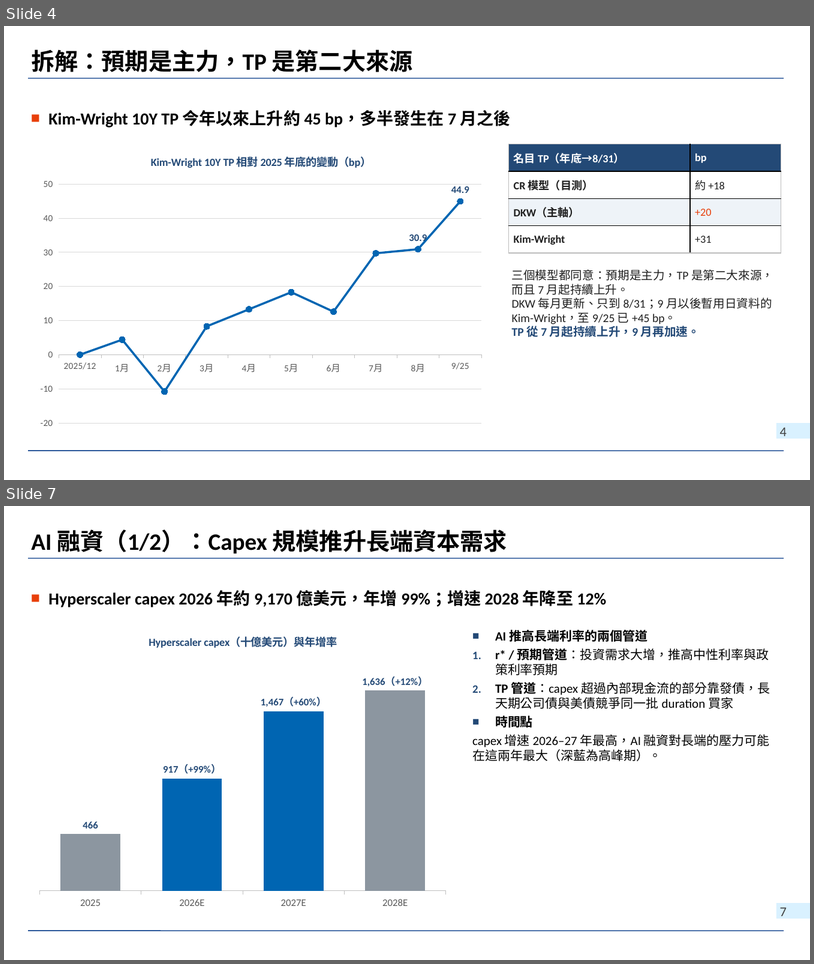
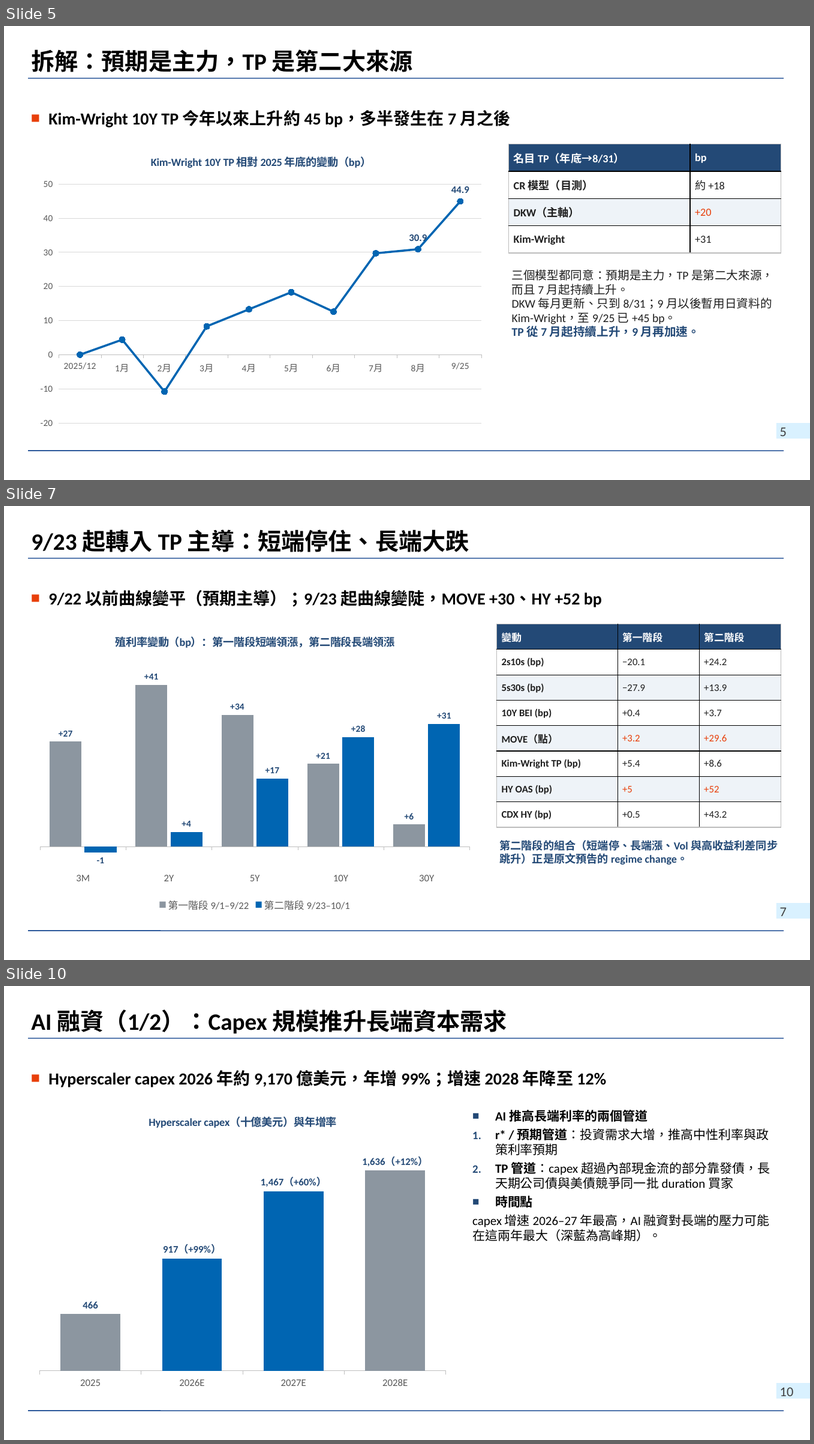
Before and after one commit to wlinoxox/US-Bond-Vol, a slide deck: slides/2026-10-03_us-treasury-vol-regime-change.pptx. Shown one above the other, each under a label of ours: slides 4 and 7 before the commit, slides 5, 7 and 10 after it; the slides between them are not shown. The pictures are 814x964 and 814x1444 pixels, drawn with LibreOffice and Linux fonts; fonts in the diff are those of the drawing; background and template pictures are left out. Boxes give left, top, right and bottom in pixels: in the first picture for what was removed or moved away, otherwise in the second. Text is boxed around its words. In the diff, an @@ line names an element or a change of style, - is before the commit and + after.

```diff
--- a/slides/2026-10-03_us-treasury-vol-regime-change.pptx
+++ b/slides/2026-10-03_us-treasury-vol-regime-change.pptx
@@ slide 7 added at [4, 506, 810, 960], background picture (left out); not listed: 3 template elements that a slide beside it also shows @@
@@ title added at [31, 529, 470, 552], 28 pt, text #000000, bold @@
+9/23 起轉入 TP 主導：短端停住、長端大跌
@@ text added at [48, 590, 602, 607], 20 pt, text #000000, bold @@
+■ 9/22 以前曲線變平（預期主導）；9/23 起曲線變陡，MOVE +30、HY +52 bp
@@ column chart added at [31, 621, 479, 915] @@
+title "殖利率變動（bp）：第一階段短端領漲，第二階段長端領漲"
+categories: 3M, 2Y, 5Y, 10Y, 30Y
+第一階段 9/1–9/22: 27, 41, 34, 21, 6
+第二階段 9/23–10/1: -1, 4, 17, 28, 31
@@ table added at [497, 624, 782, 827], 8 rows, 3 columns @@
+變動 | 第一階段 | 第二階段
+2s10s (bp) | −20.1 | +24.2
+5s30s (bp) | −27.9 | +13.9
+10Y BEI (bp) | +0.4 | +3.7
+MOVE（點） | +3.2 | +29.6
+Kim-Wright TP (bp) | +5.4 | +8.6
+HY OAS (bp) | +5 | +52
+CDX HY (bp) | +0.5 | +43.2
@@ text added at [500, 840, 778, 864], 13 pt, text #234976, bold @@
+第二階段的組合（短端停、長端漲、Vol 與高收益利差同步跳升）正是原文預告的 regime change。
@@ what was slide 4 is now slide 5 @@
@@ page number at [780, 427, 787, 436]: text changed @@
-4
+5
@@ what was slide 7 is now slide 10 @@
@@ page number at [780, 1387, 794, 1396]: text changed @@
-7
+10
```
Also in this commit, not shown: 6 slides changed, 3 other slides added, 1 slide removed, 2 other files.
